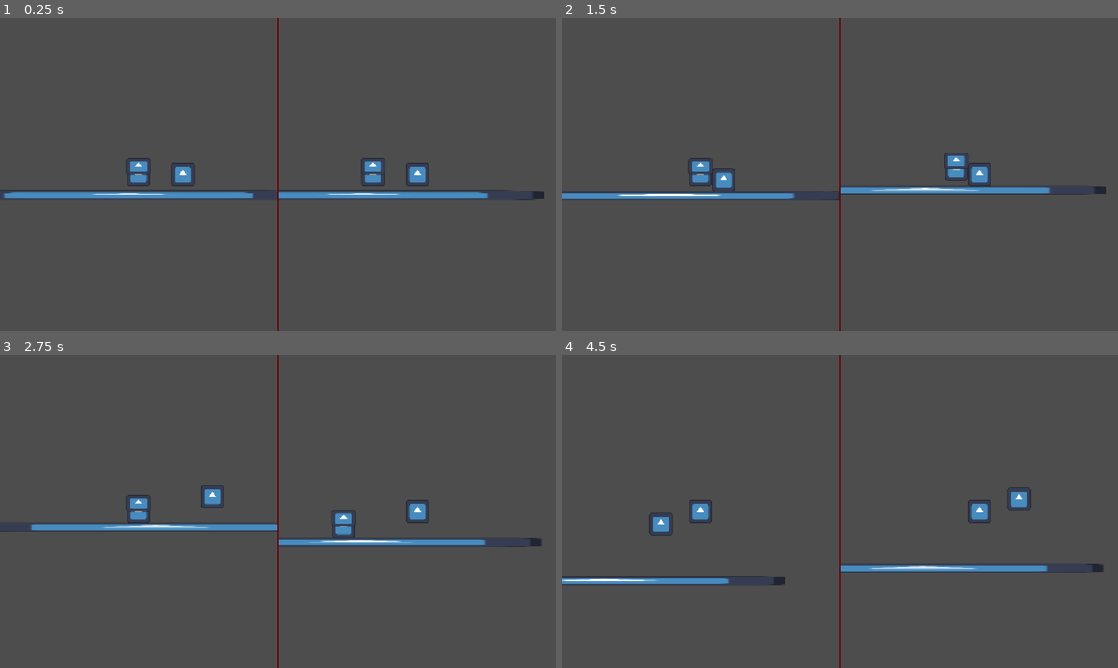
Above: before the commit, frames 1-4 (two rows, left to right).
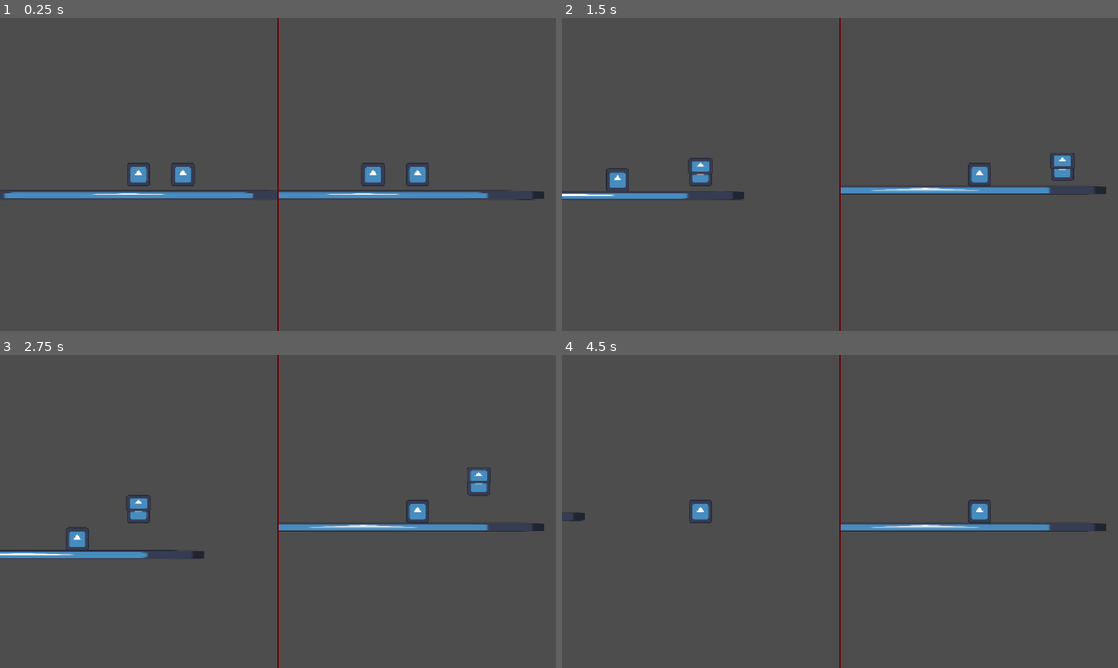
Above: after the commit, the same moments.

Repository: Abaan404/Sask-Game-Jam-Fall-2026
Game: Godot game, scene res://Scenes/HUD/split_screen.tscn
The game is run twice, just before and just after one commit, with the same random seed, the same clock (stepped at 60 frames per second) and the same inputs. The engine's default icon, where the game draws it, is replaced by a stand-in: a white triangle on a blue panel in a dark square.
Inputs:
- Up to frame 1 (0.25 s): no input
- Up to frame 2 (1.5 s): hold D (right) from 0.53 s (still down); tap W (up) at 0.6, 0.77, 1.07, 1.35 s
- Up to frame 3 (2.75 s): tap W (up) at 1.52, 1.82, 2.1 s; release D (right) at 2.03 s; hold A (left) from 2.03 s (still down)
- Up to frame 4 (4.5 s): release A (left) at 2.78 s; hold D (right) 2.78-4.28 s; tap W (up) at 2.85, 3.02, 3.32, 3.6, 3.77, 4.07, 4.35 s; hold A (left) from 4.28 s (still down)

The runs differ from the first frame. In frame 1, 0.2% of the frame differs, in the area x 22-70%, y 44-51%; in frame 2, 1.4%; in frame 3, 4.2%, in the area x 0-98%, y 36-66%; in frame 4, 3.1%.

Commit message:
turn off gliding by default when touching the ground

Diff:
--- a/game-jam-fall-2026/Scenes/Abilities/GlidingLeaf.tscn
+++ b/game-jam-fall-2026/Scenes/Abilities/GlidingLeaf.tscn
@@ -8,6 +8,7 @@
 sprite = NodePath("Sprite2D")
 
 [node name="Sprite2D" type="Sprite2D" parent="." unique_id=559184645]
+visible = false
 position = Vector2(0, -17)
 scale = Vector2(0.3945309, 0.26171863)
 texture = ExtResource("2_2cdbr")
--- a/game-jam-fall-2026/Scripts/GlidingLeaf.gd
+++ b/game-jam-fall-2026/Scripts/GlidingLeaf.gd
@@ -3,18 +3,21 @@
 class_name GlidingLeaf
 
 @export var sprite: Sprite2D
+var stopped: bool = false
 
 func start() -> void:
 	super.start()
 
 	sprite.show()
 	player.start_gliding()
+	stopped = false
 
 func stop() -> void:
 	super.stop()
 
 	sprite.hide()
 	player.stop_gliding()
+	stopped = true
 
 
 # Called when the node enters the scene tree for the first time.
@@ -25,3 +28,6 @@
 func _physics_process(delta: float) -> void:
 	if not player.jumped and Input.is_action_just_pressed("up"):
 		toggle()
+
+	if player.is_on_floor() and !stopped:
+		stop()
--- a/game-jam-fall-2026/Scripts/player.gd
+++ b/game-jam-fall-2026/Scripts/player.gd
@@ -36,7 +36,7 @@
 			velocity.y *= gliding_strength
 
 	# Handle jump.
-	jumped = Input.is_action_just_pressed("up") and is_on_floor()
+	jumped = Input.is_action_just_pressed(input_up) and is_on_floor()
 	if jumped:
 		velocity.y = jump
 
